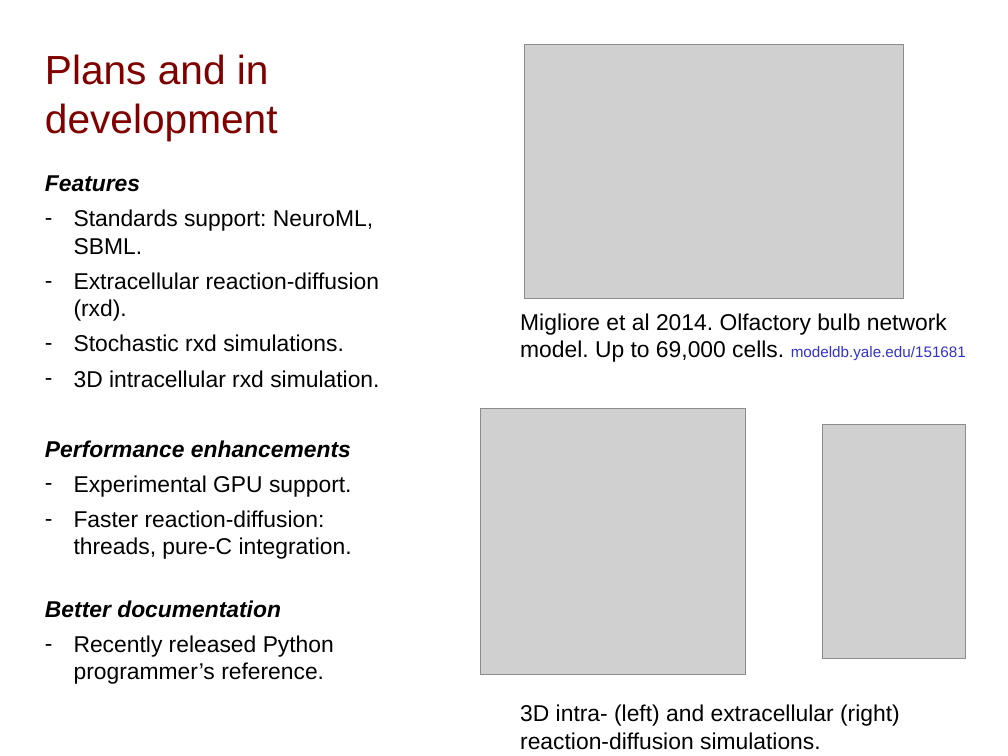
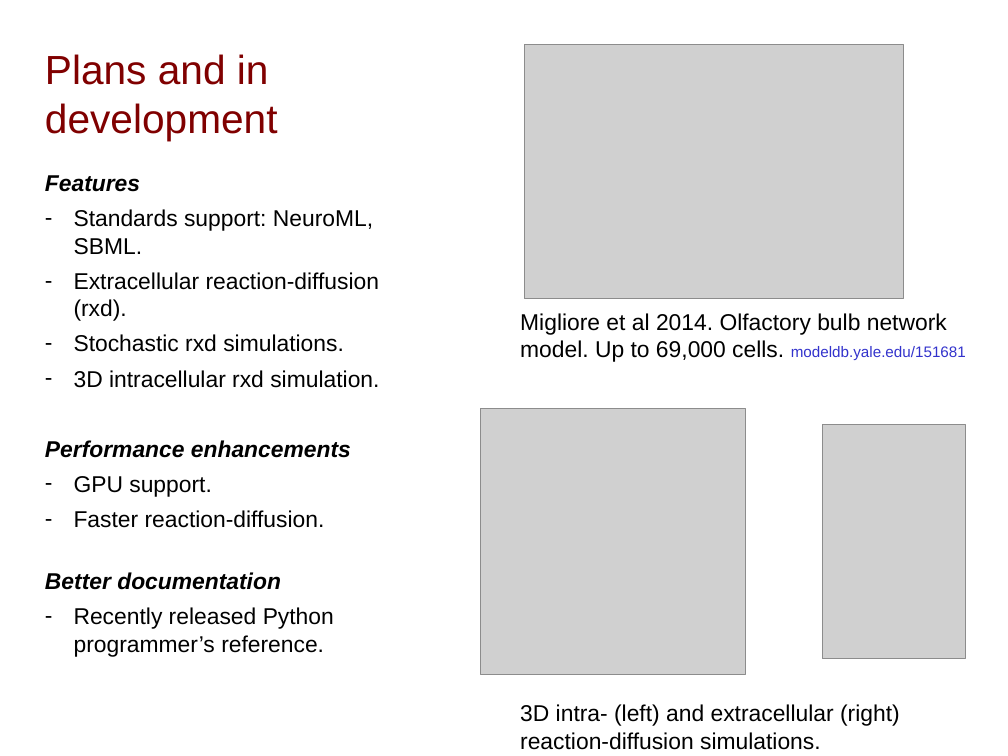
Before and after one commit to NeuralEnsemble/NeuroinformaticsTutorial, a slide deck: slide 3 of Part_1_Resources_for_computational_modellers/4_Simulation_environments/neuron.pptx. Drawn at 1008x756 pixels with LibreOffice and Linux fonts; fonts in the diff are those of the drawing; grey boxes stand for pictures. Boxes give left, top, right and bottom in pixels: in the first picture for what was removed or moved away, otherwise in the second. Text is boxed around its words. In the diff, an @@ line names an element or a change of style, - is before the commit and + after.

```diff
--- a/Part_1_Resources_for_computational_modellers/4_Simulation_environments/neuron.pptx
+++ b/Part_1_Resources_for_computational_modellers/4_Simulation_environments/neuron.pptx
@@ text at (x1=74, y1=476, x2=325, y2=528): text changed @@
-– Experimental GPU support.
-– Faster reaction-diffusion: threads, pure-C integration.
+– GPU support.
+– Faster reaction-diffusion.
```
Also in this commit, not shown: 1 other slide changed.
